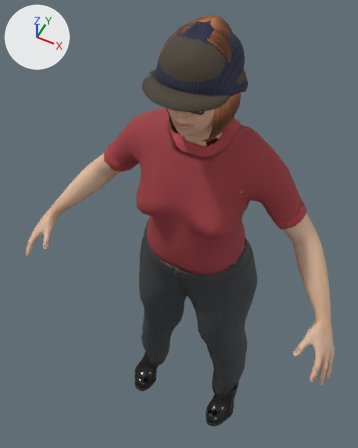
Before and after pictures for a commit that changed the glTF model public/life/assets/cast/mother_heavy.glb.
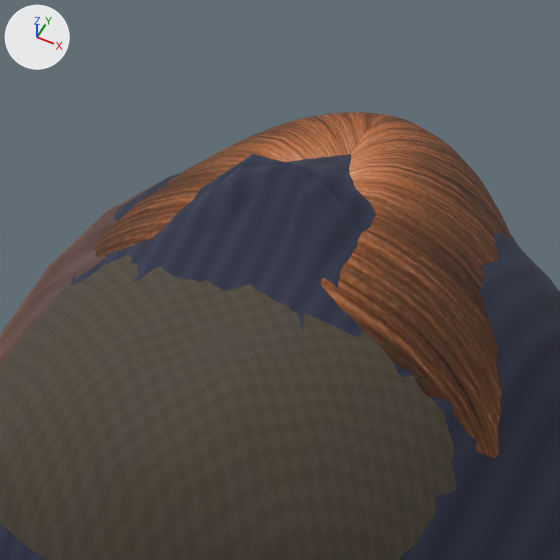
Each version appears first whole from a 50 mm lens placed at (0.391, -0.941, 2.095), pointed at (-0.081, 0.005, 0.913), and next in a close-up on the part from 46% to 67% of the width and 0% to 17% of the height. Arrows for +X, +Y and +Z are at upper left; the lights stay in place. The first two pictures are the older version. Vertices at exactly the same position are counted once.

Before the edit, the objects in view are built like this:
```python
me_acc_beanie = bpy.data.meshes.new('Acc_beanie')
me_acc_beanie.from_pydata(...)  # 1132 vertices, 2260 faces; spans x -0.105..0.105, y -0.161..0.053, z 1.459..1.618
me_acc_beanie.materials.append(mat_acc_beanie)  # picture img_acc_beanie_knit
me_acc_cap_flat = bpy.data.meshes.new('Acc_cap_flat')
me_acc_cap_flat.from_pydata(...)  # 1192 vertices, 2380 faces; spans x -0.102..0.098, y -0.206..0.052, z 1.471..1.606
me_acc_cap_flat.materials.append(mat_acc_cap)  # picture img_acc_cap_tweed
me_mother_heavy_hair = bpy.data.meshes.new('mother_heavy_Hair')
me_mother_heavy_hair.from_pydata(...)  # 1011 vertices, 1922 faces; spans x -0.092..0.075, y -0.157..0.049, z 1.406..1.603
me_mother_heavy_hair.materials.append(mat_mother_heavy_hair)
ob_acc_beanie = bpy.data.objects.new('Acc_beanie', me_acc_beanie)
ob_acc_beanie.location = (0.0, 0.0, 0.0)
ob_acc_cap_flat = bpy.data.objects.new('Acc_cap_flat', me_acc_cap_flat)
ob_acc_cap_flat.location = (0.0, 0.0, 0.0)
ob_hair = bpy.data.objects.new('Hair', me_mother_heavy_hair)
ob_hair.location = (0.0, 0.0, 0.0)
# also in view: 'Hair2' at (0.0, -0.032, 1.484)
```
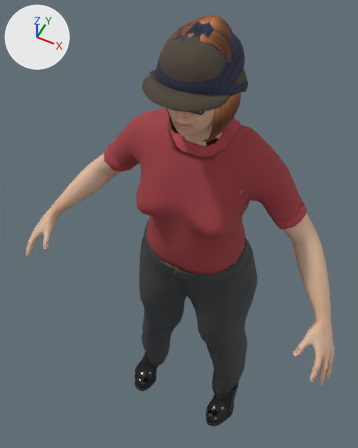
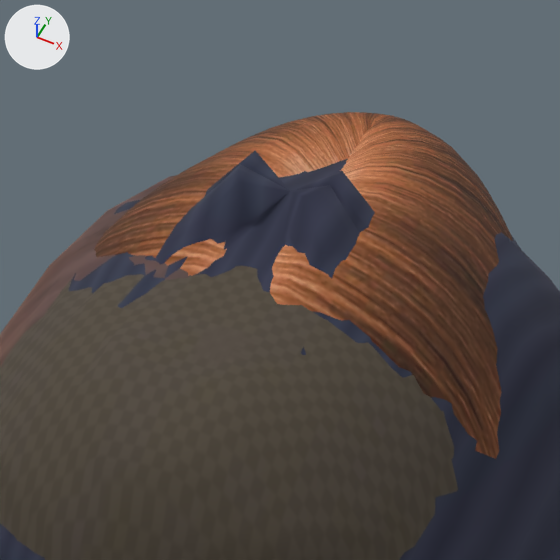
Changed parts and their boxes [x1, y1, x2, y2] in the close-ups (560 x 560 px; the box of a moved part takes in the faces that stretch with it):
'Acc_cap_flat', reshaped: before [0, 255, 457, 560]; after [0, 266, 458, 560]
'Acc_beanie', reshaped: before [0, 154, 560, 560]; after [0, 151, 560, 560]
part 1 of me_acc_beanie, moved or reshaped: before [71, 154, 503, 337]; after [70, 151, 503, 354]
part 2 of me_acc_cap_flat, moved or reshaped: before [56, 255, 374, 481]; after [55, 266, 340, 482]
part 3 of me_acc_cap_flat, surface changed: before [155, 268, 172, 284]; after [161, 278, 180, 291]

Edits to the bpy script that builds the scene:
```text
Change me_acc_beanie:
    used by ob_acc_beanie; location = (0.0, 0.0, 0.0)
    remove me_acc_beanie.from_pydata(...)  # 1132 vertices, 2260 faces; spans x -0.105..0.105, y -0.161..0.053, z 1.459..1.618
    add me_acc_beanie.from_pydata(...)  # 1132 vertices, 2260 faces; spans x -0.105..0.105, y -0.161..0.053, z 1.459..1.617
    me_acc_beanie part 1
    11 vertices are removed from x 0.0..0.004, y -0.05..-0.019, z 1.601..1.618
    104 faces are deleted
    22 vertices in x -0.034..0.035, y -0.091..-0.014, z 1.593..1.606 move by (0.0, 0.0, -0.001)
    17 vertices in x -0.042..0.029, y -0.093..-0.02, z 1.59..1.606 move by (0.0, 0.0, -0.002)
    14 vertices in x -0.046..-0.011, y -0.07..-0.018, z 1.59..1.607 move by (0.001, 0.0, -0.002)
    11 vertices in x -0.012..0.012, y -0.079..-0.036, z 1.599..1.61 move by (0.0, 0.0, -0.003)
    10 vertices in x 0.006..0.047, y -0.094..-0.018, z 1.591..1.604 move by (-0.001, 0.0, -0.001)
    9 vertices in x -0.016..0.008, y -0.095..-0.04, z 1.598..1.606 move by (0.0, 0.001, -0.003)
    123 vertices move from x -0.048..0.046, y -0.095..-0.009, z 1.588..1.616 to x -0.046..0.045, y -0.094..-0.009, z 1.588..1.617
    11 vertices are added at x 0.0..0.004, y -0.05..-0.019, z 1.599..1.61
    104 new faces join them
Change me_acc_cap_flat:
    used by ob_acc_cap_flat; location = (0.0, 0.0, 0.0)
    remove me_acc_cap_flat.from_pydata(...)  # 1192 vertices, 2380 faces; spans x -0.102..0.098, y -0.206..0.052, z 1.471..1.606
    add me_acc_cap_flat.from_pydata(...)  # 1192 vertices, 2380 faces; spans x -0.102..0.098, y -0.206..0.052, z 1.471..1.605
    me_acc_cap_flat part 2
    32 vertices are removed from x -0.047..-0.013, y -0.085..-0.023, z 1.59..1.604
    112 faces are deleted
    46 vertices in x -0.023..0.045, y -0.1..-0.017, z 1.592..1.606 move by (0.0, 0.0, -0.001)
    16 vertices in x -0.014..0.042, y -0.102..-0.062, z 1.589..1.603 move by (0.0, 0.001, -0.001)
    8 vertices in x 0.015..0.044, y -0.087..-0.021, z 1.589..1.602 move by (-0.001, 0.0, -0.001)
    6 vertices in x -0.024..0.03, y -0.081..-0.026, z 1.596..1.603 move by (0.0, 0.0, -0.002)
    6 vertices in x -0.025..-0.004, y -0.101..-0.076, z 1.595..1.6 move by (0.0, 0.001, -0.002)
    3 vertices in x -0.01..0.014, y -0.038..-0.029, z 1.602..1.606 move by (0.0, -0.001, -0.001)
    37 vertices move from x -0.031..0.043, y -0.122..-0.014, z 1.581..1.606 to x -0.031..0.042, y -0.122..-0.014, z 1.581..1.605
    32 vertices are added at x -0.044..-0.013, y -0.084..-0.023, z 1.588..1.602
    112 new faces join them
    me_acc_cap_flat part 3: 5 kept faces spanning x -0.045..-0.011, y -0.092..-0.031, z 1.593..1.602 get new texture (UV) coordinates
```
